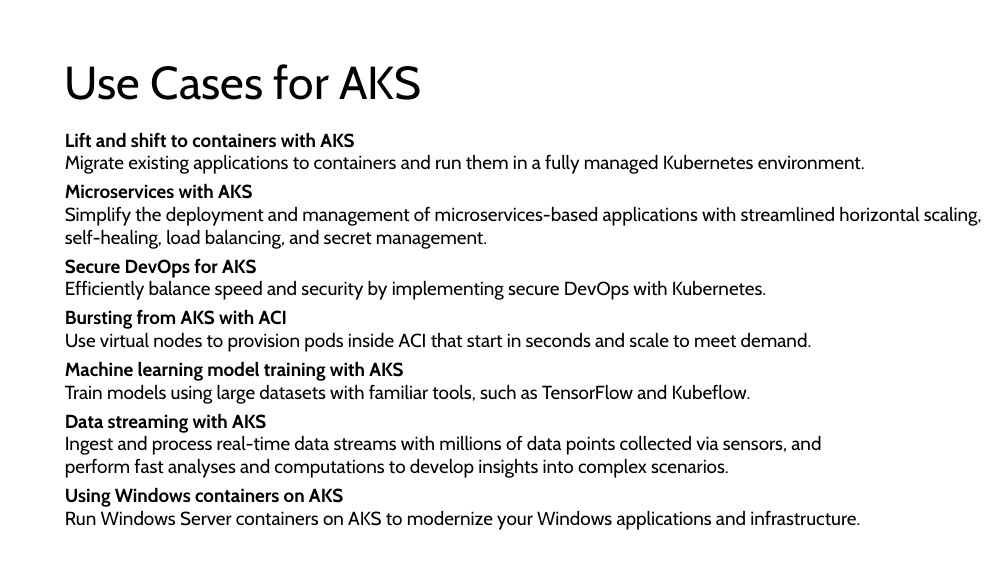
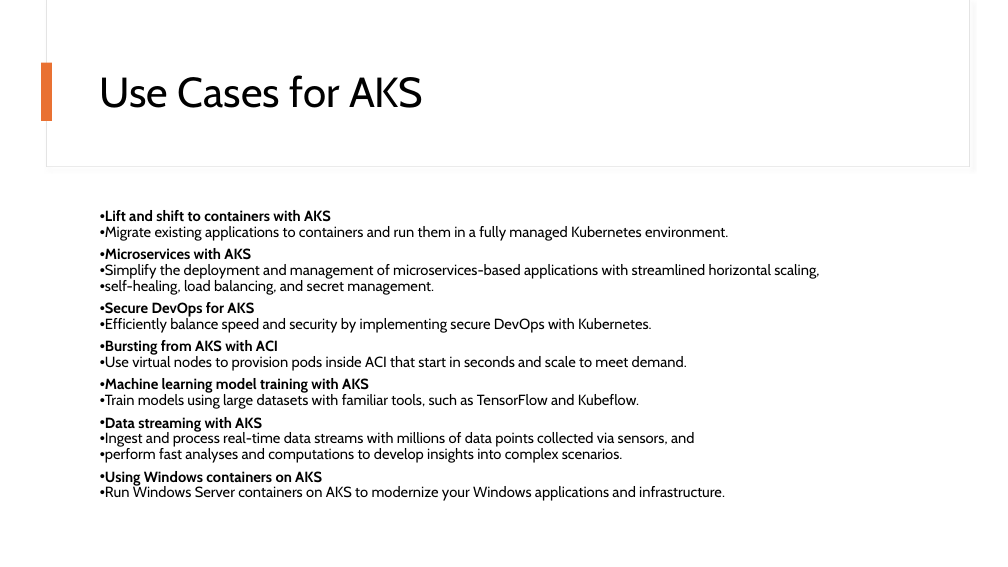
Before and after one commit to fhbilgen/AKSWorkshop, a slide deck: slide 5 of AKS.pptx. Drawn at 1008x567 pixels with LibreOffice and Linux fonts; fonts in the diff are those of the drawing. Boxes give left, top, right and bottom in pixels: in the first picture for what was removed or moved away, otherwise in the second. Text is boxed around its words. In the diff, an @@ line names an element or a change of style, - is before the commit and + after.

```diff
--- a/AKS.pptx
+++ b/AKS.pptx
@@ rectangle added at (46, 0, 969, 167), fill #FFFFFF, outline #E1E1E1 0.75 pt @@
@@ rectangle added at (47, 0, 969, 166), fill #FFFFFF @@
@@ title "Use Cases for AKS": place and size @@
-title "Use Cases for AKS" at (65, 64, 421, 100)
+title "Use Cases for AKS" at (100, 75, 423, 108)
@@ title "Use Cases for AKS" at (100, 75, 423, 108): size 44 to 40 pt @@
@@ rectangle added at (42, 63, 52, 121), fill #E97132 @@
@@ text "Lift and shift to containers ...": place and size @@
-text "Lift and shift to containers ..." at (65, 132, 982, 530)
+text "Lift and shift to containers ..." at (105, 210, 819, 501)
@@ text "Lift and shift to containers ..." at (105, 210, 819, 501): size 18 to 14 pt; bullet none to •; line spacing 1 to 0.9 @@
```
Also in this commit, not shown: 7 other slides changed, 23 slides added, 27 other files.
